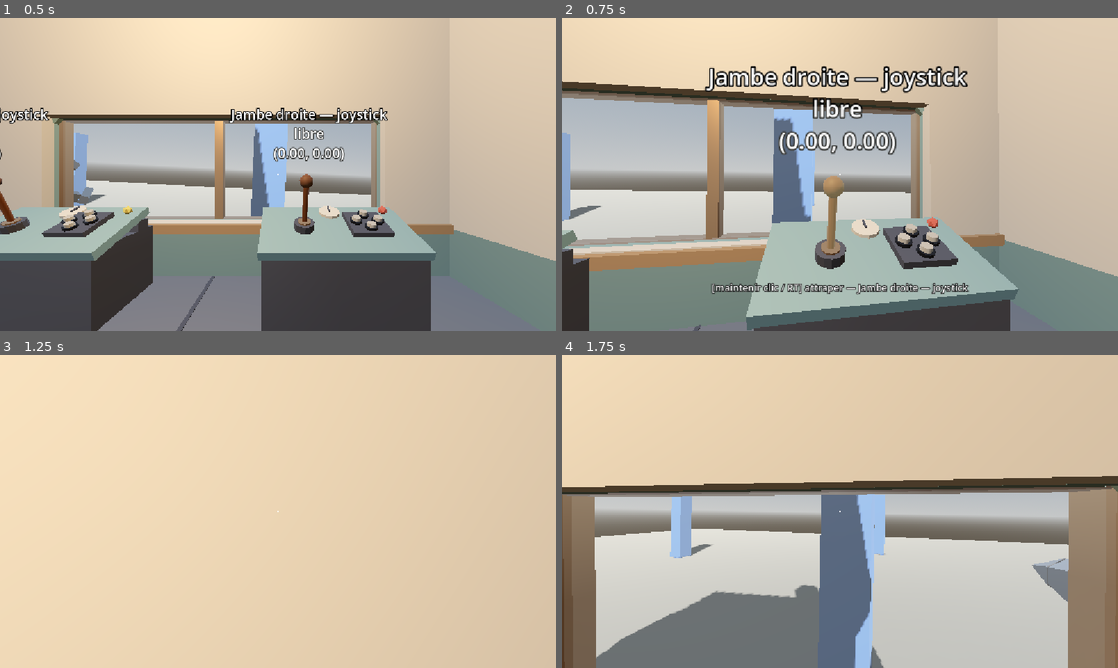
Above: before the commit, frames 1-4 (two rows, left to right).
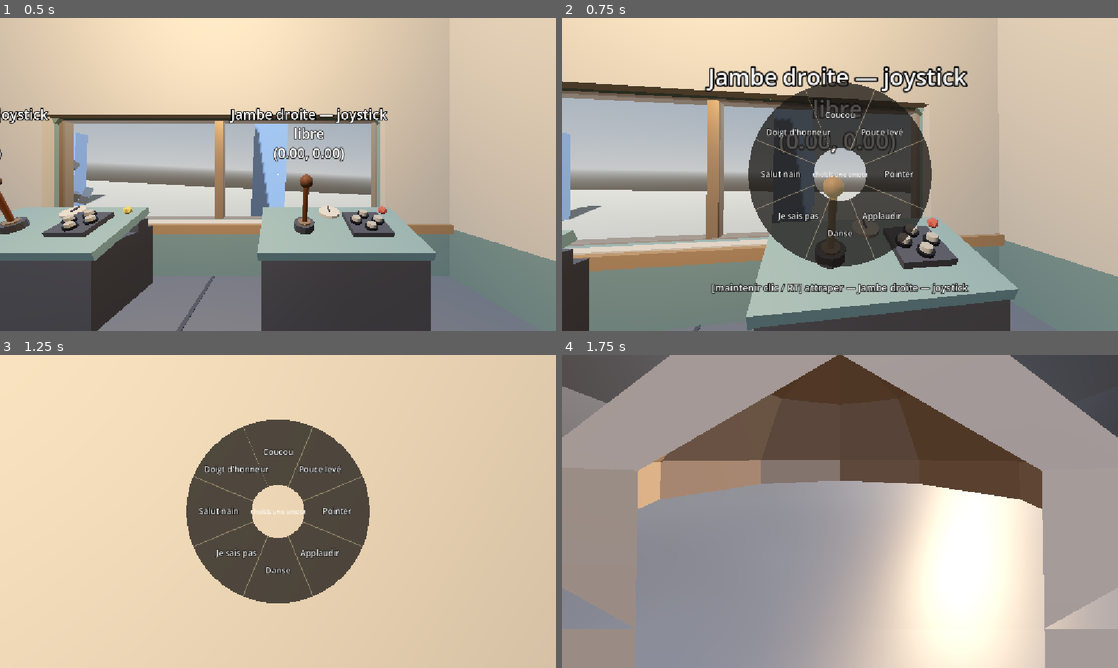
Above: after the commit, the same moments.

Repository: Marchma0/Robot-The-Bot
Game: Godot game, scene res://tests/sandbox_circulation.tscn
Same seed, same stepped clock (60 frames per second), same inputs: the game is played once before the commit and once after it. This scene is started directly instead of the project's main scene.
Inputs (mouse positions are in pixels of both pictures, inside the frame that each line leads up to):
- Up to frame 1 (0.5 s): no input
- Up to frame 2 (0.75 s): move the mouse to (867, 174) at 0.52 s; hold W (move_forward) from 0.53 s (still down); hold B (emote_wheel, bound only after the commit) from 0.53 s (still down); tap E (interact) at 0.6 s
- Up to frame 3 (1.25 s): keep holding W (move_forward); keep holding B (emote_wheel, bound only after the commit); tap Space (jump) at 0.77, 1.07 s
- Up to frame 4 (1.75 s): keep holding W (move_forward); move the mouse to (812, 511) at 1.27 s; release B (emote_wheel, bound only after the commit) at 1.28 s; tap B (emote_wheel, bound only after the commit) at 1.35 s; tap Space (jump) at 1.52, 1.55 s

Frame 1 is identical in both runs. In frame 2, 14% of the frame differs, in the area x 33-67%, y 20-80%; in frame 3, 14%; in frame 4, 97%, in the area x 0-100%, y 0-100%.

Commit message:
Roue d'emotes (B / LB) : 8 emotes, doigts du nain, caméra d'emote
Co-Authored-By: Claude Opus 5.5 <noreply@anthropic.com>

Diff:
--- a/project.godot
+++ b/project.godot
@@ -82,6 +82,12 @@
 , Object(InputEventJoypadButton,"resource_local_to_scene":false,"resource_name":"","device":-1,"button_index":2,"pressure":0.0,"pressed":true,"script":null)
 ]
 }
+emote_wheel={
+"deadzone": 0.2,
+"events": [Object(InputEventKey,"resource_local_to_scene":false,"resource_name":"","device":-1,"window_id":0,"alt_pressed":false,"shift_pressed":false,"ctrl_pressed":false,"meta_pressed":false,"pressed":false,"keycode":0,"physical_keycode":66,"key_label":0,"unicode":0,"location":0,"echo":false,"script":null)
+, Object(InputEventJoypadButton,"resource_local_to_scene":false,"resource_name":"","device":-1,"button_index":9,"pressure":0.0,"pressed":true,"script":null)
+]
+}
 pause={
 "deadzone": 0.2,
 "events": [Object(InputEventKey,"resource_local_to_scene":false,"resource_name":"","device":-1,"window_id":0,"alt_press …(195 unchanged characters)…
--- a/scenes/player/dwarf.tscn
+++ b/scenes/player/dwarf.tscn
@@ -5,10 +5,14 @@
 [ext_resource type="PackedScene" path="res://assets/models/dwarf_head.glb" id="3_head"]
 [ext_resource type="Script" path="res://scripts/interaction/interactor.gd" id="4_interactor"]
 [ext_resource type="Script" path="res://scripts/player/dwarf_animator.gd" id="5_animator"]
+[ext_resource type="PackedScene" path="res://scenes/ui/emote_wheel.tscn" id="6_wheel"]
 
 [sub_resource type="CapsuleShape3D" id="CapsuleShape3D_body"]
 radius = 0.35
 height = 1.2
+
+[sub_resource type="SphereShape3D" id="SphereShape3D_emote_cam"]
+radius = 0.15
 
 [sub_resource type="SceneReplicationConfig" id="SceneReplicationConfig_dwarf"]
 properties/0/path = NodePath(".:position")
@@ -44,6 +48,12 @@
 properties/10/path = NodePath(".:anim_climbing")
 properties/10/spawn = true
 properties/10/replication_mode = 2
+properties/11/path = NodePath(".:anim_emote")
+properties/11/spawn = true
+properties/11/replication_mode = 2
+properties/12/path = NodePath(".:anim_emote_count")
+properties/12/spawn = true
+properties/12/replication_mode = 2
 
 [node name="Dwarf" type="CharacterBody3D"]
 script = ExtResource("1_dwarf")
@@ -75,6 +85,18 @@
 collision_mask = 5
 collide_with_areas = true
 script = ExtResource("4_interactor")
+
+[node name="EmoteArm" type="SpringArm3D" parent="."]
+unique_name_in_owner = true
+transform = Transform3D(-1, 0, 0, 0, 0.9659, 0.2588, 0, 0.2588, -0.9659, 0, 1, 0)
+shape = SubResource("SphereShape3D_emote_cam")
+spring_length = 1.8
+margin = 0.1
+
+[node name="EmoteCamera" type="Camera3D" parent="EmoteArm"]
+unique_name_in_owner = true
+near = 0.05
+fov = 75.0
 
 [node name="Hud" type="CanvasLayer" parent="."]
 unique_name_in_owner = true
@@ -114,6 +136,9 @@
 horizontal_alignment = 1
 vertical_alignment = 1
 
+[node name="EmoteWheel" parent="Hud" instance=ExtResource("6_wheel")]
+unique_name_in_owner = true
+
 [node name="NameLabel" type="Label3D" parent="."]
 unique_name_in_owner = true
 transform = Transform3D(1, 0, 0, 0, 1, 0, 0, 0, 1, 0, 1.5, 0)
--- /dev/null
+++ b/scenes/ui/emote_wheel.tscn
@@ -0,0 +1,13 @@
+[gd_scene format=3]
+
+[ext_resource type="Script" path="res://scripts/ui/emote_wheel.gd" id="1_wheel"]
+
+[node name="EmoteWheel" type="Control"]
+layout_mode = 3
+anchors_preset = 15
+anchor_right = 1.0
+anchor_bottom = 1.0
+grow_horizontal = 2
+grow_vertical = 2
+mouse_filter = 2
+script = ExtResource("1_wheel")
--- a/scripts/player/dwarf.gd
+++ b/scripts/player/dwarf.gd
@@ -60,6 +60,10 @@
 var anim_floating: bool = false
 ## Grimpe à la corde (anim_speed = vitesse de grimpe).
 var anim_climbing: bool = false
+## Emote en cours (index dans Emotes.LIST, Emotes.NONE = aucune).
+var anim_emote: int = Emotes.NONE
+## Augmente à chaque emote lancée (permet de rejouer la même emote chez tout le monde).
+var anim_emote_count: int = 0
 
 var _gravity: float = ProjectSettings.get_setting("physics/3d/default_gravity")
 var _spawn_position: Vector3 = Vector3.ZERO
@@ -80,6 +84,11 @@
 var _pullup_time: float = -1.0
 var _pullup_from: Vector3 = Vector3.ZERO
 var _pullup_to: Vector3 = Vector3.ZERO
+## Emote : temps restant (s) avant la fin d'un geste.
+var _emote_time: float = 0.0
+## Caméra derrière soi active pendant une emote, et décalage d'orbite à la souris (rad).
+var _emote_cam_active: bool = false
+var _emote_orbit: Vector2 = Vector2.ZERO
 
 @onready var _head: Node3D = %Head
 @onready var _camera: Camera3D = %Camera
@@ -90,6 +99,9 @@
 @onready var _hud: CanvasLayer = %Hud
 @onready var _prompt_label: Label = %PromptLabel
 @onready var _crosshair: Control = %Crosshair
+@onready var _emote_wheel: EmoteWheel = %EmoteWheel
+@onready var _emote_arm: SpringArm3D = %EmoteArm
+@onready var _emote_camera: Camera3D = %EmoteCamera
 
 
 func _enter_tree() -> void:
@@ -118,6 +130,7 @@
 		player_name = NetworkManager.get_local_player_name()
 		_interactor.add_exception(self)
 		_interactor.set_active(true)
+		_emote_arm.add_excluded_object(get_rid())
 		_interactor.prompt_changed.connect(_on_prompt_changed)
 		_interactor.button_pressed.connect(_on_button_pressed)
 		# On ne voit pas son propre corps, mais il garde son ombre.
@@ -138,11 +151,16 @@
 			Input.mouse_mode = Input.MOUSE_MODE_CAPTURED
 	elif event is InputEventMouseMotion and Input.mouse_mode == Input.MOUSE_MODE_CAPTURED:
 		var motion: InputEventMouseMotion = event
-		# Assis : la souris pilote la station. Levier tenu : elle bouge le levier.
-		if _interactor.get_seat() != null:
+		# Roue d'emotes ouverte : la souris choisit. Assis : elle pilote la station.
+		# Levier tenu : elle bouge le levier. Pendant une emote : elle tourne autour du nain.
+		if _emote_wheel.is_open():
+			_emote_wheel.push_mouse(motion.relative)
+		elif _interactor.get_seat() != null:
 			_seat_look += Vector2(motion.relative.x, -motion.relative.y) * mouse_sensitivity
 		elif _interactor.is_holding():
 			_interactor.drive_mouse(Vector2(motion.relative.x, -motion.relative.y))
+		elif _emote_cam_active:
+			_orbit_emote_camera(-motion.relative * mouse_sensitivity)
 		else:
 			_look(-motion.relative * mouse_sensitivity)
 
@@ -159,6 +177,12 @@
 	var stick: Vector2 = Input.get_vector("look_left", "look_right", "look_up", "look_down")
 	var seat: Seat = _interactor.get_seat()
 	_update_view(seat)
+	var busy: bool = seat != null or _interactor.get_rope() != null or _pullup_time >= 0.0 or _interactor.is_holding()
+	_update_emotes(delta, stick, busy)
+	if _emote_cam_active and not _emote_wheel.is_open():
+		_orbit_emote_camera(-stick * stick_look_speed * delta)
+	if _emote_wheel.is_open() or _emote_cam_active:
+		stick = Vector2.ZERO   # le stick droit sert à la roue / la vue ne bouge pas pendant une emote
 	if seat != null:
 		_stay_seated(seat, Vector2(stick.x, -stick.y) * stick_look_speed * delta)
 		return
@@ -352,6 +376,59 @@
 	return null
 
 
+## Roue d'emotes (maintenir B / LB, relâcher pour jouer) et fin des emotes.
+## `busy` : assis, sur la corde ou en train de tenir un levier (pas d'emote possible).
+func _update_emotes(delta: float, stick: Vector2, busy: bool) -> void:
+	if _emote_wheel.is_open():
+		_emote_wheel.set_stick(stick)
+		if busy or not Input.is_action_pressed("emote_wheel"):
+			var chosen: int = _emote_wheel.close()
+			if not busy and Emotes.is_valid(chosen):
+				_play_emote(chosen)
+	elif Input.is_action_just_pressed("emote_wheel") and not busy:
+		_emote_wheel.open()
+
+	if anim_emote != Emotes.NONE:
+		_emote_time -= delta
+		var moving: bool = Input.get_vector("move_left", "move_right", "move_forward", "move_back").length() > 0.1 \
+			or Input.is_action_just_pressed("jump")
+		# Un geste s'arrête tout seul ; la danse s'arrête dès qu'on bouge.
+		if busy or _emote_time <= 0.0 or (Emotes.is_loop(anim_emote) and moving):
+			anim_emote = Emotes.NONE
+	_set_emote_camera(anim_emote != Emotes.NONE)
+
+
+func _play_emote(index: int) -> void:
+	anim_emote = index
+	anim_emote_count += 1
+	_emote_time = INF if Emotes.is_loop(index) else float(Emotes.LIST[index]["duration"])
+
+
+## Pendant une emote, la caméra passe devant le nain pour qu'on se voie (puis revient).
+func _set_emote_camera(active: bool) -> void:
+	if active == _emote_cam_active:
+		return
+	_emote_cam_active = active
+	_emote_orbit = Vector2.ZERO
+	_orbit_emote_camera(Vector2.ZERO)
+	if active:
+		_emote_camera.current = true
+	elif _interactor.get_seat() == null:
+		_camera.current = true
+	_crosshair.visible = not active
+	var shadow_mode: GeometryInstance3D.ShadowCastingSetting = GeometryInstance3D.SHADOW_CASTING_SETTING_ON \
+		if active else GeometryInstance3D.SHADOW_CASTING_SETTING_SHADOWS_ONLY
+	for mesh: MeshInstance3D in _model_meshes():
+		mesh.cast_shadow = shadow_mode
+
+
+## Fait tourner la caméra d'emote autour du nain (x = autour de lui, y = plus haut / plus bas).
+func _orbit_emote_camera(change: Vector2) -> void:
+	_emote_orbit.x += change.x
+	_emote_orbit.y = clampf(_emote_orbit.y + change.y, -0.6, 0.5)
+	_emote_arm.basis = Basis(Vector3.UP, PI + _emote_orbit.x) * Basis(Vector3.RIGHT, deg_to_rad(-15.0) + _emote_orbit.y)
+
+
 ## Levier tenu : la vue tourne exactement du même angle que le levier, en même temps
 ## (relatif à sa position quand on l'a attrapé). Au lâcher, la vue reste où elle est.
 func _follow_held_lever() -> void:
--- a/scripts/player/dwarf_animator.gd
+++ b/scripts/player/dwarf_animator.gd
@@ -9,16 +9,25 @@
 ##   base  = machine à états idle / walk / air / sit / float / climb (fondus)
 ##   grab  = Blend2 filtré sur le bras droit (tenir un levier, même en marchant)
 ##   press = OneShot filtré sur le bras droit (appuyer sur un bouton)
-
-const LOOPING: Array[StringName] = [&"idle", &"walk", &"float", &"climb"]
+##   gesture = OneShot filtré sur le haut du corps (emotes « geste », jouables en marchant) ;
+##             les emotes en boucle (danse) sont des états de la machine
+
+const LOOPING: Array[StringName] = [&"idle", &"walk", &"float", &"climb", &"emote_dance"]
 const STATE_ANIMATIONS: Dictionary[StringName, StringName] = {
 	&"idle": &"idle", &"walk": &"walk", &"air": &"jump", &"sit": &"sit",
-	&"float": &"float", &"climb": &"climb",
+	&"float": &"float", &"climb": &"climb", &"dance": &"emote_dance",
 }
 ## États dont la vitesse de lecture suit la vitesse du nain (marche, grimpe).
 const SCALED_STATES: Array[StringName] = [&"walk", &"climb"]
 ## Os animés par la couche haut du corps (tenir / appuyer).
 const ARM_TRACK: NodePath = ^"DwarfRig/Skeleton3D:arm_R"
+## Os animés par les gestes (emotes) : tout le haut du corps, doigts compris.
+const UPPER_BODY_TRACKS: Array[NodePath] = [
+	^"DwarfRig/Skeleton3D:torso",
+	^"DwarfRig/Skeleton3D:arm_L", ^"DwarfRig/Skeleton3D:arm_R",
+	^"DwarfRig/Skeleton3D:finger_L", ^"DwarfRig/Skeleton3D:finger_R",
+	^"DwarfRig/Skeleton3D:thumb_L", ^"DwarfRig/Skeleton3D:thumb_R",
+]
 const CROSSFADE: float = 0.15
 ## En dessous de cette vitesse (m/s), le nain est considéré à l'arrêt.
 const WALK_THRESHOLD: float = 0.3
@@ -31,12 +40,16 @@
 @export var climb_reference_speed: float = 1.4
 ## Bac à sable : force un état ("idle", "walk", "air", "sit", "float", "climb", "grab", "press"), sinon vide.
 @export var preview_state: String = ""
+## Bac à sable : rejoue cette emote (index dans Emotes.LIST) toutes les 2,5 s, -1 = non.
+@export var preview_emote: int = Emotes.NONE
 
 var _tree: AnimationTree
 var _playback: AnimationNodeStateMachinePlayback
 var _grab_amount: float = 0.0
 var _last_press_count: int = 0
 var _preview_timer: float = 0.0
+var _last_emote_count: int = 0
+var _gesture_playing: bool = false
 
 
 func _ready() -> void:
@@ -61,6 +74,8 @@
 	var press_count: int = dwarf.anim_press_count
 	var floating: bool = dwarf.anim_floating
 	var climbing: bool = dwarf.anim_climbing
+	var emote: int = dwarf.anim_emote
+	var emote_count: int = dwarf.anim_emote_count
 	if preview_state != "":
 		_preview_timer += delta
 		speed = walk_reference_speed if preview_state == "walk" else 0.0
@@ -72,10 +87,16 @@
 		floating = preview_state == "float"
 		climbing = preview_state == "climb"
 		press_count = int(_preview_timer / 1.2) if preview_state == "press" else 0
+	if preview_emote != Emotes.NONE:
+		_preview_timer += delta
+		emote = preview_emote
+		emote_count = int(_preview_timer / 2.5) + 1
 
 	var target: StringName = &"idle"
 	if seated:
 		target = &"sit"
+	elif Emotes.is_loop(emote):
+		target = &"dance"
 	elif climbing:
 		target = &"climb"
 	elif floating:
@@ -96,6 +117,17 @@
 	if press_count != _last_press_count:
 		_last_press_count = press_count
 		_tree.set("parameters/press/request", AnimationNodeOneShot.ONE_SHOT_REQUEST_FIRE)
+
+	# Gestes : une nouvelle emote (compteur) lance le geste ; s'il est annulé, il s'efface.
+	if emote_count != _last_emote_count:
+		_last_emote_count = emote_count
+		if Emotes.is_valid(emote) and not Emotes.is_loop(emote):
+			_tree.set("parameters/gesture_pick/transition_request", String(Emotes.LIST[emote]["animation"]))
+			_tree.set("parameters/gesture/request", AnimationNodeOneShot.ONE_SHOT_REQUEST_FIRE)
+			_gesture_playing = true
+	elif _gesture_playing and not Emotes.is_valid(emote):
+		_tree.set("parameters/gesture/request", AnimationNodeOneShot.ONE_SHOT_REQUEST_FADE_OUT)
+		_gesture_playing = false
 
 
 func _build_tree() -> AnimationNodeBlendTree:
@@ -141,7 +173,28 @@
 	root.add_node(&"press_anim", _animation_node(&"press"))
 	root.connect_node(&"press", 0, &"grab")
 	root.connect_node(&"press", 1, &"press_anim")
-	root.connect_node(&"output", 0, &"press")
+
+	var gesture: AnimationNodeOneShot = AnimationNodeOneShot.new()
+	gesture.filter_enabled = true
+	for track: NodePath in UPPER_BODY_TRACKS:
+		gesture.set_filter_path(track, true)
+	gesture.fadein_time = 0.12
+	gesture.fadeout_time = 0.2
+	root.add_node(&"gesture", gesture)
+	var pick: AnimationNodeTransition = AnimationNodeTransition.new()
+	root.add_node(&"gesture_pick", pick)
+	var index: int = 0
+	for entry: Dictionary in Emotes.LIST:
+		if entry["loop"]:
+			continue
+		var anim_name: StringName = entry["animation"]
+		pick.add_input(String(anim_name))
+		root.add_node(anim_name, _animation_node(anim_name))
+		root.connect_node(&"gesture_pick", index, anim_name)
+		index += 1
+	root.connect_node(&"gesture", 0, &"press")
+	root.connect_node(&"gesture", 1, &"gesture_pick")
+	root.connect_node(&"output", 0, &"gesture")
 	return root
 
 
--- /dev/null
+++ b/scripts/player/emotes.gd
@@ -0,0 +1,34 @@
+class_name Emotes
+extends RefCounted
+## Liste des emotes de la roue (B / LB), dans l'ordre de la roue en partant du haut,
+## dans le sens des aiguilles d'une montre. L'index dans cette liste est ce qui est
+## synchronisé sur le réseau : ajouter les nouvelles emotes à la fin.
+##
+## - animation : action Blender exportée dans dwarf_body.glb
+## - loop      : true = emote en boucle (corps entier), arrêtée en bougeant ; false = geste du haut du corps
+## - duration  : durée du geste (s), pour la caméra et la fin de l'état
+
+const NONE: int = -1
+
+const LIST: Array[Dictionary] = [
+	{"label": "Coucou", "animation": &"emote_wave", "loop": false, "duration": 1.5},
+	{"label": "Pouce levé", "animation": &"emote_thumbs_up", "loop": false, "duration": 1.6},
+	{"label": "Pointer", "animation": &"emote_point", "loop": false, "duration": 1.7},
+	{"label": "Applaudir", "animation": &"emote_clap", "loop": false, "duration": 1.9},
+	{"label": "Danse", "animation": &"emote_dance", "loop": true, "duration": 0.0},
+	{"label": "Je sais pas", "animation": &"emote_shrug", "loop": false, "duration": 1.35},
+	{"label": "Salut nain", "animation": &"emote_salute", "loop": false, "duration": 1.75},
+	{"label": "Doigt d'honneur", "animation": &"emote_middle_finger", "loop": false, "duration": 1.85},
+]
+
+
+static func count() -> int:
+	return LIST.size()
+
+
+static func is_valid(index: int) -> bool:
+	return index >= 0 and index < LIST.size()
+
+
+static func is_loop(index: int) -> bool:
+	return is_valid(index) and LIST[index]["loop"]
--- /dev/null
+++ b/scripts/ui/emote_wheel.gd
@@ -0,0 +1,108 @@
+class_name EmoteWheel
+extends Control
+## Roue d'emotes (affichage local uniquement, rien de réseau ici).
+## Le nain l'ouvre quand on maintient B / LB, lui envoie les mouvements de souris
+## ou le stick droit, et lit l'emote choisie au relâchement.
+
+const RADIUS_OUTER: float = 190.0
+const RADIUS_INNER: float = 55.0
+## Distance (en pixels de souris accumulés) avant qu'une part soit choisie.
+const MOUSE_DEADZONE: float = 25.0
+const MOUSE_MAX: float = 120.0
+const STICK_DEADZONE: float = 0.4
+const COLOR_BG: Color = Color(0.1, 0.09, 0.08, 0.75)
+const COLOR_HOVER: Color = Color(0.85, 0.55, 0.2, 0.9)
+const COLOR_LINE: Color = Color(1.0, 0.9, 0.7, 0.35)
+
+var _pointer: Vector2 = Vector2.ZERO
+var _stick: Vector2 = Vector2.ZERO
+var _selected: int = Emotes.NONE
+
+
+func _ready() -> void:
+	visible = false
+	mouse_filter = Control.MOUSE_FILTER_IGNORE
+
+
+func open() -> void:
+	_pointer = Vector2.ZERO
+	_stick = Vector2.ZERO
+	_selected = Emotes.NONE
+	visible = true
+	queue_redraw()
+
+
+## Ferme la roue et renvoie l'emote choisie (Emotes.NONE si aucune).
+func close() -> int:
+	visible = false
+	return _selected
+
+
+func is_open() -> bool:
+	return visible
+
+
+## Mouvement de souris en pixels (y vers le bas, comme à l'écran).
+func push_mouse(motion: Vector2) -> void:
+	_pointer = (_pointer + motion).limit_length(MOUSE_MAX)
+	_update_selection()
+
+
+## Stick droit (-1..1, y vers le bas).
+func set_stick(stick: Vector2) -> void:
+	_stick = stick
+	_update_selection()
+
+
+func _update_selection() -> void:
+	var direction: Vector2 = Vector2.ZERO
+	if _stick.length() > STICK_DEADZONE:
+		direction = _stick
+	elif _pointer.length() > MOUSE_DEADZONE:
+		direction = _pointer
+	var selected: int = Emotes.NONE
+	if direction != Vector2.ZERO:
+		selected = _sector_at(direction)
+	if selected != _selected:
+		_selected = selected
+		queue_redraw()
+
+
+## Part de la roue dans cette direction (0 = en haut, sens des aiguilles d'une montre).
+func _sector_at(direction: Vector2) -> int:
+	var step: float = TAU / Emotes.count()
+	var angle: float = fposmod(atan2(direction.x, -direction.y) + step / 2.0, TAU)
+	return int(angle / step) % Emotes.count()
+
+
+func _draw() -> void:
+	var center: Vector2 = size / 2.0
+	var n: int = Emotes.count()
+	var step: float = TAU / n
+	var font: Font = get_theme_default_font()
+	for i: int in n:
+		# Angle 0 en haut, sens des aiguilles d'une montre (y écran vers le bas).
+		var a0: float = -PI / 2.0 + i * step - step / 2.0
+		var points: PackedVector2Array = []
+		for k: int in 13:
+			var a: float = a0 + step * k / 12.0
+			points.append(center + Vector2(cos(a), sin(a)) * RADIUS_OUTER)
+		for k: int in range(12, -1, -1):
+			var a: float = a0 + step * k / 12.0
+			points.append(center + Vector2(cos(a), sin(a)) * RADIUS_INNER)
+		draw_colored_polygon(points, COLOR_HOVER if i == _selected else COLOR_BG)
+		draw_line(center + Vector2(cos(a0), sin(a0)) * RADIUS_INNER,
+			center + Vector2(cos(a0), sin(a0)) * RADIUS_OUTER, COLOR_LINE, 2.0)
+		var mid: float = a0 + step / 2.0
+		var label: String = Emotes.LIST[i]["label"]
+		var font_size: int = 17
+		var text_size: Vector2 = font.get_string_size(label, HORIZONTAL_ALIGNMENT_CENTER, -1, font_size)
+		var pos: Vector2 = center + Vector2(cos(mid), sin(mid)) * (RADIUS_INNER + RADIUS_OUTER) / 2.0
+		draw_string_outline(font, pos + Vector2(-text_size.x / 2.0, font_size / 3.0), label,
+			HORIZONTAL_ALIGNMENT_LEFT, -1, font_size, 5, Color.BLACK)
+		draw_string(font, pos + Vector2(-text_size.x / 2.0, font_size / 3.0), label,
+			HORIZONTAL_ALIGNMENT_LEFT, -1, font_size, Color.WHITE)
+	var hint: String = "relâche pour jouer" if _selected != Emotes.NONE else "choisis une emote"
+	var hint_size: Vector2 = font.get_string_size(hint, HORIZONTAL_ALIGNMENT_CENTER, -1, 13)
+	draw_string(font, center + Vector2(-hint_size.x / 2.0, 5.0), hint,
+		HORIZONTAL_ALIGNMENT_LEFT, -1, 13, Color(1, 1, 1, 0.8))
--- /dev/null
+++ b/tests/sandbox_emotes.gd
@@ -0,0 +1,15 @@
+extends Node3D
+## Bac à sable des emotes : une rangée de nains de démonstration qui rejouent chacun
+## une emote, devant le nain jouable "1" (maintenir B / LB pour ouvrir la roue).
+
+
+func _ready() -> void:
+	var dwarf_scene: PackedScene = load("res://scenes/player/dwarf.tscn")
+	for i: int in Emotes.count():
+		var demo: Dwarf = dwarf_scene.instantiate()
+		demo.setup(100 + i, i % 4)       # peer fictif : pas d'autorité locale, donc pas de contrôle
+		demo.position = Vector3(-3.5 + i * 1.0, 0.0, -3.0)
+		demo.rotation.y = PI
+		add_child(demo)
+		(demo.get_node("Animator") as DwarfAnimator).preview_emote = i
+		(demo.get_node("%NameLabel") as Label3D).text = Emotes.LIST[i]["label"]
--- /dev/null
+++ b/tests/sandbox_emotes.tscn
@@ -0,0 +1,12 @@
+[gd_scene format=3]
+
+[ext_resource type="Script" path="res://tests/sandbox_emotes.gd" id="1_script"]
+[ext_resource type="PackedScene" path="res://scenes/levels/test_ground.tscn" id="2_ground"]
+[ext_resource type="PackedScene" path="res://scenes/player/dwarf.tscn" id="3_dwarf"]
+
+[node name="SandboxEmotes" type="Node3D"]
+script = ExtResource("1_script")
+
+[node name="TestGround" parent="." instance=ExtResource("2_ground")]
+
+[node name="1" parent="." instance=ExtResource("3_dwarf")]
Binary file changed: assets/models/dwarf_body.glb
Not shown, added: scripts/player/emotes.gd.uid
Not shown, added: scripts/ui/emote_wheel.gd.uid
Not shown, added: tests/sandbox_emotes.gd.uid
Not shown, changed: blender/dwarf.blend
Not shown, changed: docs/decisions.md
